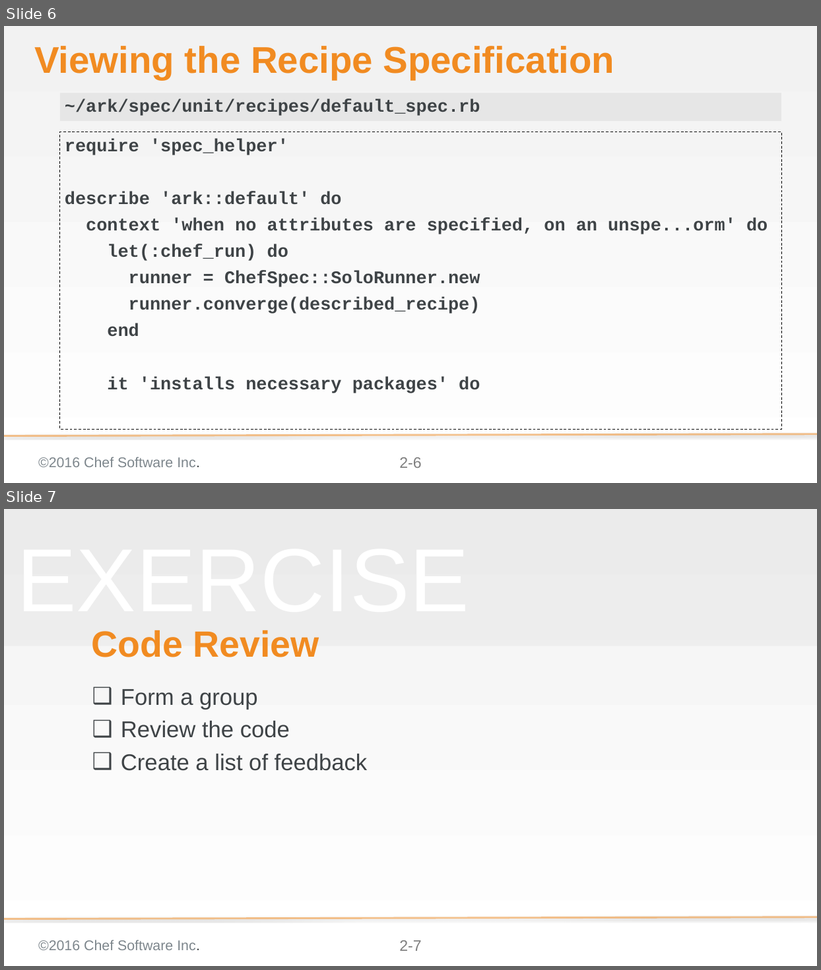
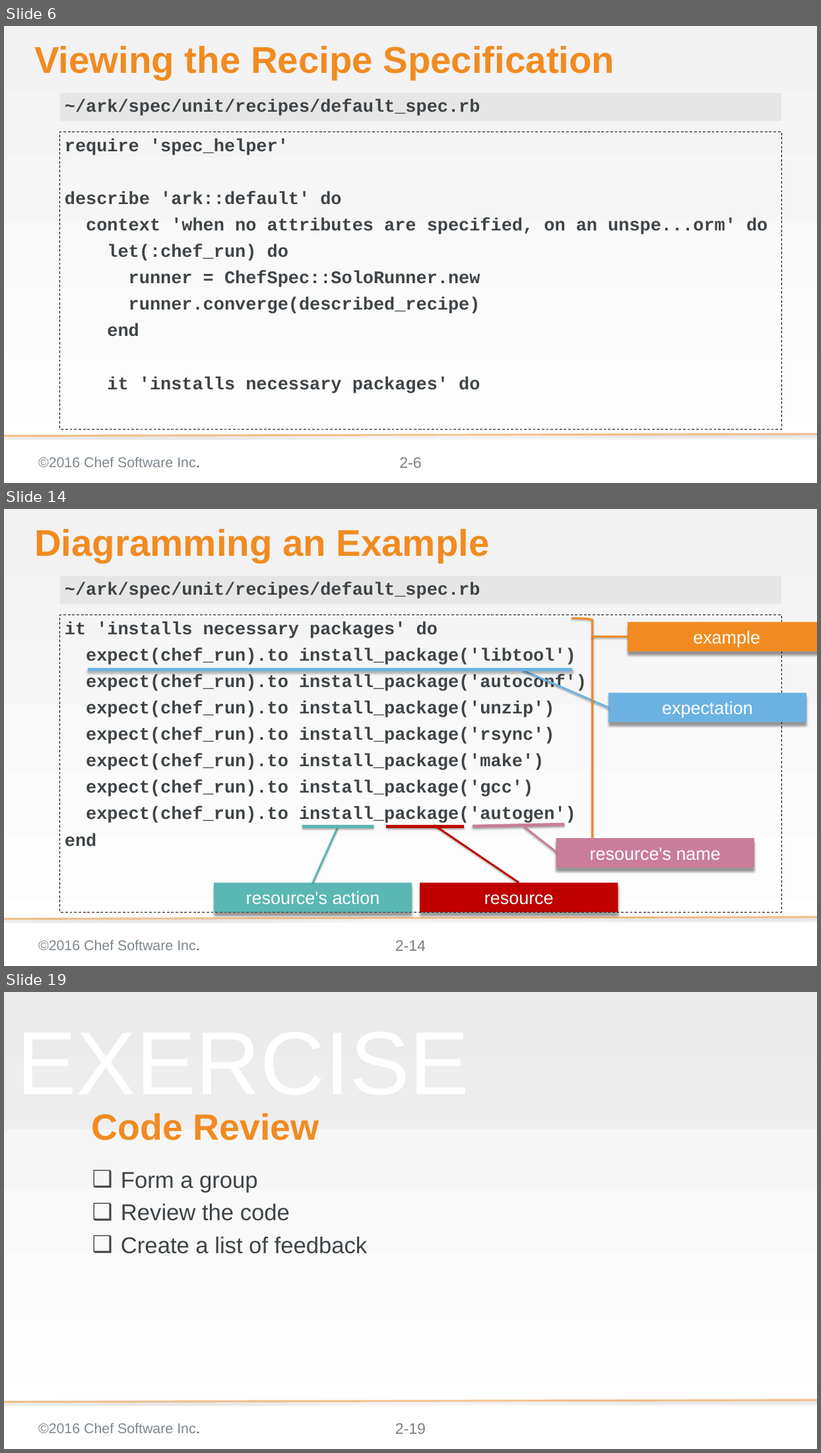
Before and after one commit to chef-training/elegant_tests, a slide deck: 02-code_review.pptx. Shown one above the other, each under a label of ours: slides 6 and 7 before the commit, slides 6, 14 and 19 after it; the slides between them are not shown. The pictures are 821x970 and 821x1453 pixels, drawn with LibreOffice and Linux fonts; fonts in the diff are those of the drawing; background and template pictures are left out. Boxes give left, top, right and bottom in pixels: in the first picture for what was removed or moved away, otherwise in the second. Text is boxed around its words. In the diff, an @@ line names an element or a change of style, - is before the commit and + after.

```diff
--- a/02-code_review.pptx
+++ b/02-code_review.pptx
@@ slide 14 added at bbox=[4, 509, 817, 966], background gradient #F2F2F2 to #FFFFFF; not listed: 3 template elements that a slide beside it also shows @@
@@ title added at bbox=[34, 529, 490, 563], 58.7 pt, text #F18B21, bold @@
+Diagramming an Example
@@ text added at bbox=[60, 576, 781, 604], fill #D9D9D9 at 50% opacity, 28 pt, text #3E4346, bold @@
+~/ark/spec/unit/recipes/default_spec.rb
@@ text added at bbox=[60, 615, 781, 912], outline #000000 1 pt dashed, 28 pt, text #3E4346, bold @@
+it 'installs necessary packages' do
+expect(chef_run).to install_package('libtool')
+expect(chef_run).to install_package('autoconf')
+expect(chef_run).to install_package('unzip')
+expect(chef_run).to install_package('rsync')
+expect(chef_run).to install_package('make')
+expect(chef_run).to install_package('gcc')
+expect(chef_run).to install_package('autogen')
+end
@@ right bracket added at bbox=[572, 619, 592, 851], outline #F18B21 3 pt @@
@@ rectangle added at bbox=[628, 622, 817, 651], fill #F18B21, 28 pt, text #FFFFFF @@
+example
@@ line added from (592, 636) to (628, 636), #F18B21 3 pt @@
@@ line added from (88, 670) to (572, 670), #6BB2E2 5 pt @@
@@ line added from (609, 708) to (523, 671), #6BB2E2 3 pt @@
@@ rectangle added at bbox=[609, 693, 807, 722], fill #6BB2E2, 28 pt, text #FFFFFF @@
+expectation
@@ line added from (434, 825) to (519, 883), #C00000 3 pt @@
@@ line added from (473, 826) to (564, 824), #C97D9A 5 pt @@
@@ line added from (302, 827) to (373, 827), #5AB7B2 5 pt @@
@@ line added from (313, 883) to (337, 828), #5AB7B2 3 pt @@
@@ line added from (386, 827) to (464, 827), #C00000 5 pt @@
@@ line added from (525, 827) to (556, 852), #C97D9A 3 pt @@
@@ rectangle added at bbox=[556, 838, 754, 867], fill #C97D9A, 28 pt, text #FFFFFF @@
+resource's name
@@ rectangle added at bbox=[214, 883, 412, 912], fill #5AB7B2, 28 pt, text #FFFFFF @@
+resource's action
@@ rectangle added at bbox=[420, 883, 618, 912], fill #C00000, 28 pt, text #FFFFFF @@
+resource
@@ what was slide 7 is now slide 19 @@
@@ page number at bbox=[395, 1424, 426, 1434]: text changed @@
-2-7
+2-19
```
Also in this commit, not shown: 2 slides changed, 11 other slides added.
